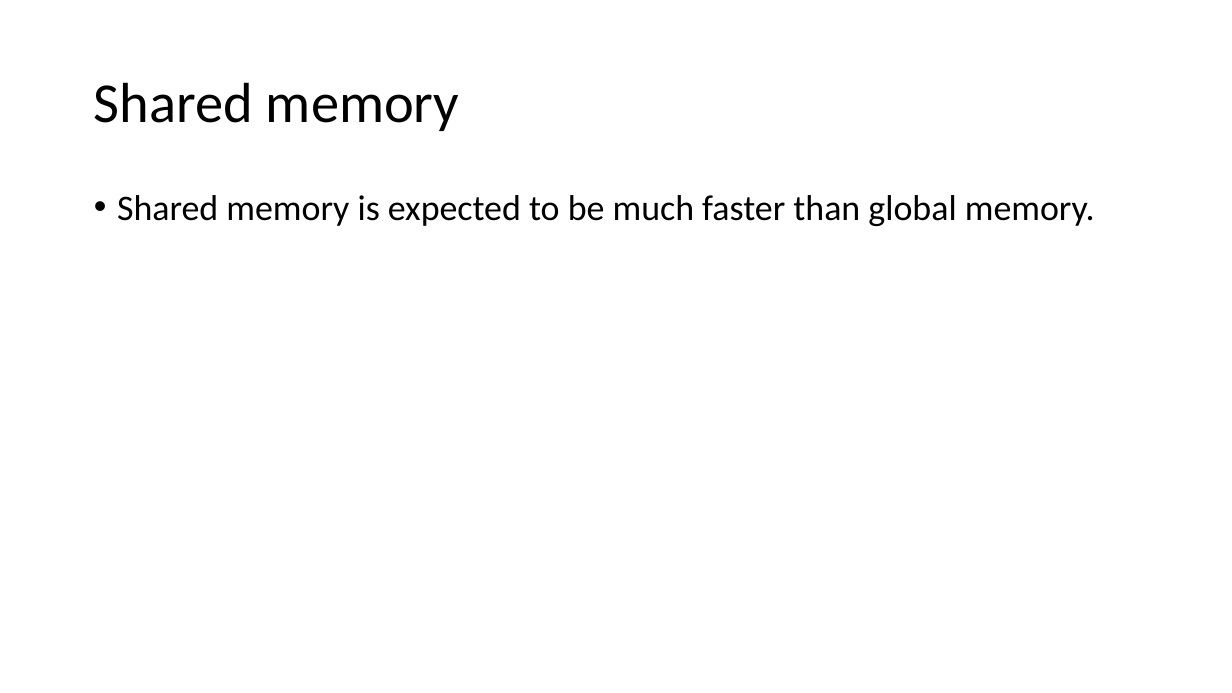
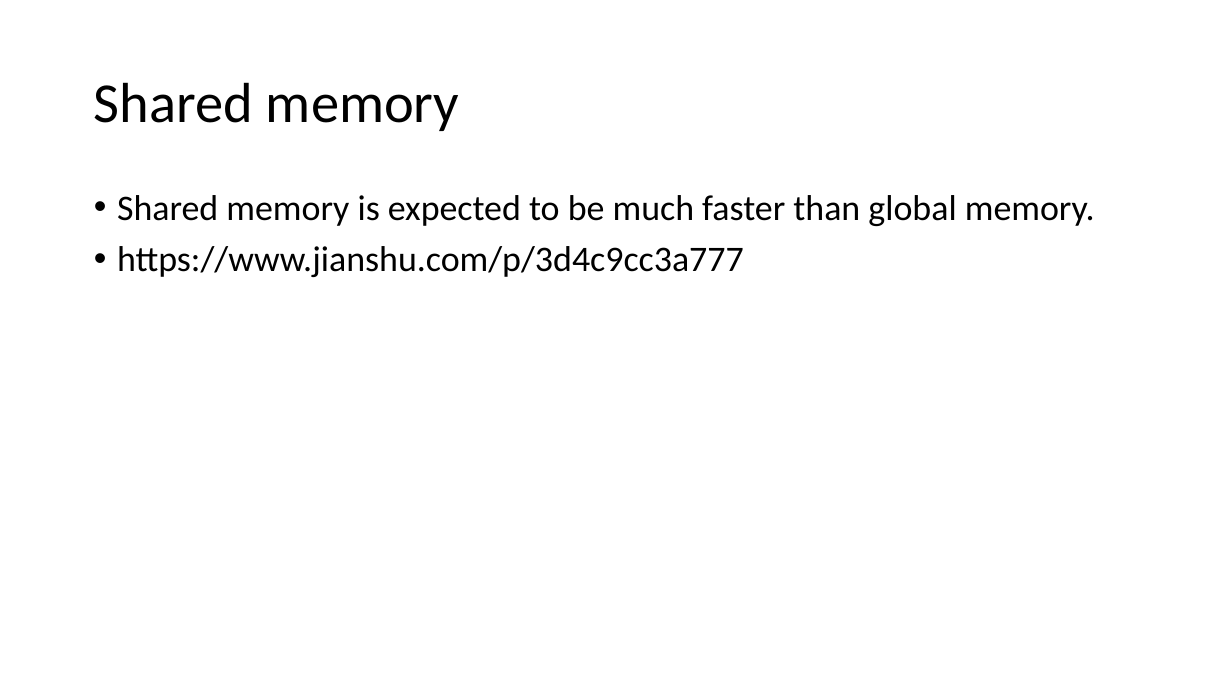
Before and after one commit to UML-Ionosphere-Plasmasphere-Modeling/Coupling-Model, a slide deck: slide 3 of Computational books& papers/cuda.pptx. Drawn at 1232x693 pixels with LibreOffice and Linux fonts; fonts in the diff are those of the drawing. Boxes give left, top, right and bottom in pixels: in the first picture for what was removed or moved away, otherwise in the second. Text is boxed around its words. In the diff, an @@ line names an element or a change of style, - is before the commit and + after.

Commit message:
123

```diff
--- a/Computational books& papers/cuda.pptx
+++ b/Computational books& papers/cuda.pptx
@@ text at [117,246,744,277]: paragraph added @@
+• https://www.jianshu.com/p/3d4c9cc3a777
```
